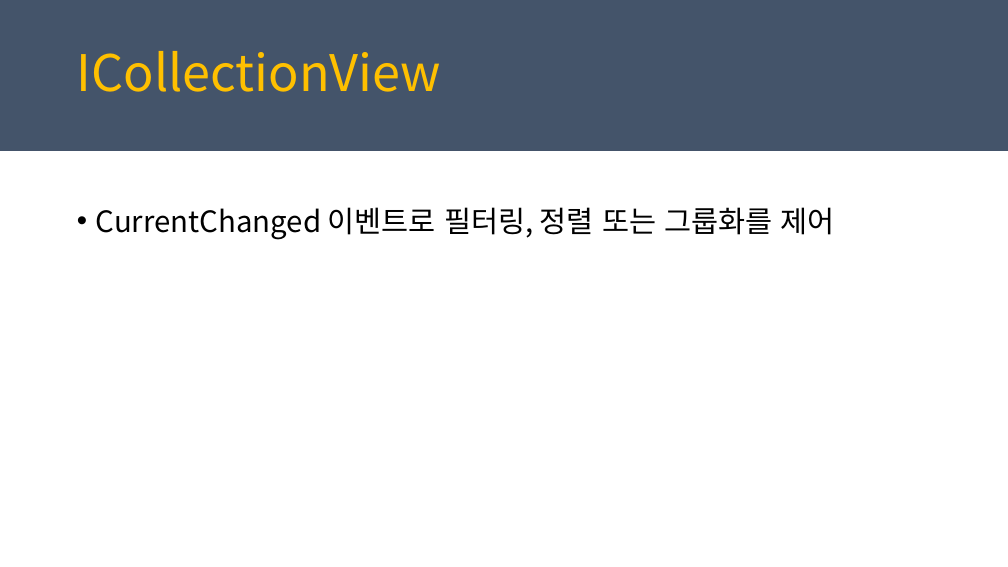
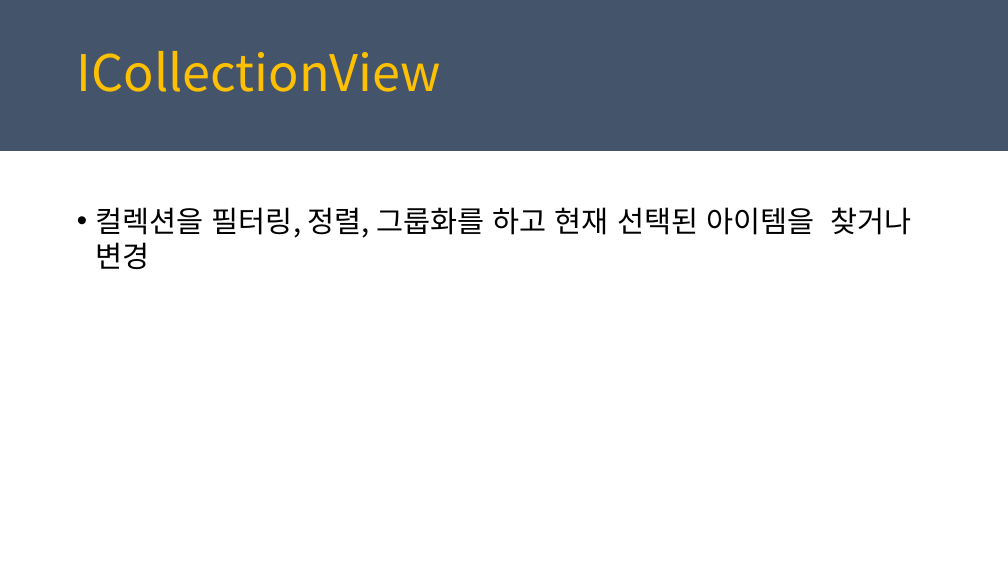
Before and after one commit to juniair/Summary-PPT, a slide deck: slide 15 of PRISM_최종.pptx. Drawn at 1008x567 pixels with LibreOffice and Linux fonts; fonts in the diff are those of the drawing. Boxes give left, top, right and bottom in pixels: in the first picture for what was removed or moved away, otherwise in the second. Text is boxed around its words. In the diff, an @@ line names an element or a change of style, - is before the commit and + after.

Commit message:
남은 부분 병합

```diff
--- a/PRISM_최종.pptx
+++ b/PRISM_최종.pptx
@@ text at [96, 207, 912, 269]: text changed @@
-• CurrentChanged 이벤트로 필터링, 정렬 또는 그룹화를 제어
+• 컬렉션을 필터링, 정렬, 그룹화를 하고 현재 선택된 아이템을 찾거나 변경
```
